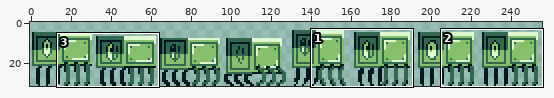
Edited in one commit: sprite sheet (assets/mailbox.PNG). The first picture is a wide view before the edit; the outline marks the close-up.
Close-up. Before:
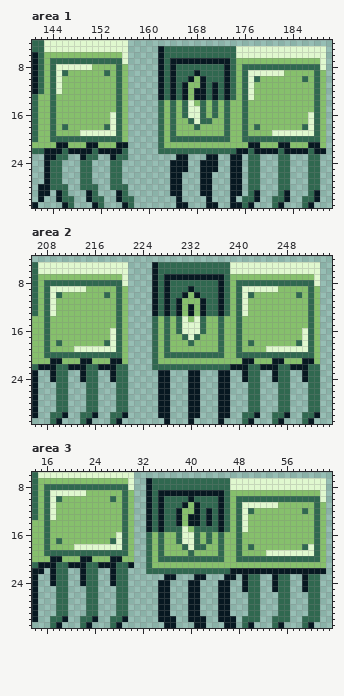
The file is 256x32 pixels. Shown: area 1: x 141..190, y 4..31; area 2: x 206..255, y 4..31; area 3: x 14..63, y 6..31. The commit also changed other parts of the picture, which this record leaves out.
Once edited:
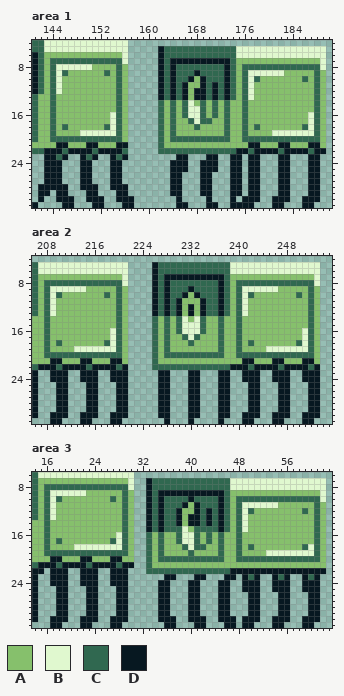
Palette (. is transparent): A #86c06c  B #e0f8cf  C #306850  D #071821
The edit:
Area 1:
y 23: x 146 C -> D; x 151 C -> D; x 156 C -> D; x 177..178 CC -> DD; x 182..183 CC -> DD; x 187..188 CC -> DD
y 24..27: x 144..145 CC -> DD; x 149..150 CC -> DD; x 154..155 CC -> DD; x 177..178 CC -> DD; x 182..183 CC -> DD; x 187..188 CC -> DD
y 28: x 144..146 CCC -> DDD; x 149..151 CCC -> DDD; x 154..156 CCC -> DDD; x 177..178 CC -> DD; x 182..183 CC -> DD; x 187..188 CC -> DD
y 29: x 146 C -> D; x 151 C -> D; x 156 C -> D; x 177 C -> D; x 182 C -> D; x 187 C -> D
y 30: x 146..147 CC -> DD; x 151..152 CC -> DD; x 156..157 CC -> DD; x 176..177 CC -> DD; x 181..182 CC -> DD; x 186..187 CC -> DD
y 31: x 147 C -> D; x 152 C -> D; x 157 C -> D; x 176 C -> D; x 181 C -> D; x 186 C -> D
Area 2:
y 22: x 211 C -> D; x 216 C -> D; x 221 C -> D; x 243 C -> D; x 248 C -> D; x 253 C -> D
y 23..29: x 210..211 CC -> DD; x 215..216 CC -> DD; x 220..221 CC -> DD; x 242..243 CC -> DD; x 247..248 CC -> DD; x 252..253 CC -> DD
y 30: x 209..210 CC -> DD; x 214..215 CC -> DD; x 219..220 CC -> DD; x 241..242 CC -> DD; x 246..247 CC -> DD; x 251..252 CC -> DD
y 31: x 209 C -> D; x 214 C -> D; x 219 C -> D; x 241 C -> D; x 246 C -> D; x 251 C -> D
Area 3:
y 21: x 19 C -> D; x 24 C -> D; x 29 C -> D
y 22: x 18..19 CC -> DD; x 23..24 CC -> DD; x 28..29 CC -> DD
y 23: x 18..19 CC -> DD; x 23..24 CC -> DD; x 28..29 CC -> DD; x 51 C -> D; x 56 C -> D; x 61 C -> D
y 24..29: x 18..19 CC -> DD; x 23..24 CC -> DD; x 28..29 CC -> DD; x 50..51 CC -> DD; x 55..56 CC -> DD; x 60..61 CC -> DD
y 30: x 17..18 CC -> DD; x 22..23 CC -> DD; x 27..28 CC -> DD; x 49..51 CCC -> DDD; x 54..56 CCC -> DDD; x 59..61 CCC -> DDD
y 31: x 17 C -> D; x 22 C -> D; x 27 C -> D; x 49 C -> D; x 54 C -> D; x 59 C -> D
Changed places in both close-ups, as pixel boxes (x1, y1, x2, y2):
changed: (50, 154, 134, 208)
changed: (242, 154, 320, 208)
changed: (50, 364, 128, 424)
changed: (242, 364, 320, 424)
changed: (50, 562, 128, 628)
changed: (242, 574, 320, 628)
